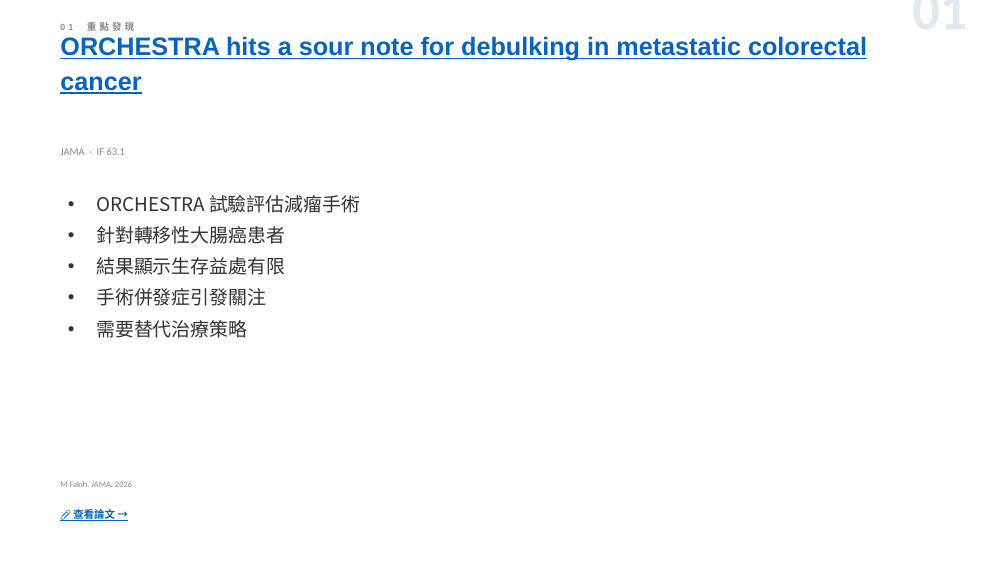
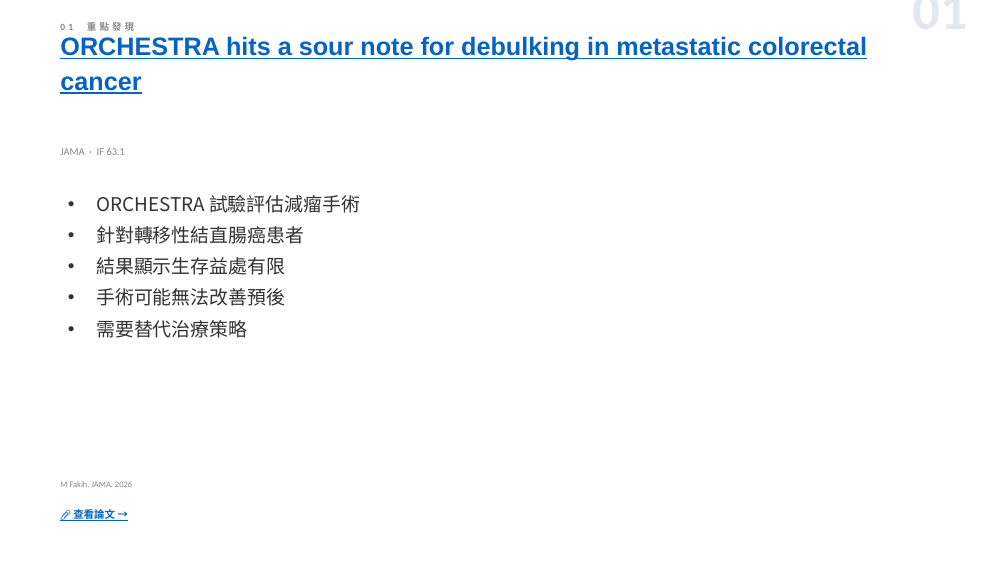
Before and after one commit to jejenhu-maker/colorectal-weekly-digest, a slide deck: slide 3 of docs/digest-zh.pptx. Drawn at 1008x567 pixels with LibreOffice and Linux fonts; fonts in the diff are those of the drawing. Boxes give left, top, right and bottom in pixels: in the first picture for what was removed or moved away, otherwise in the second. Text is boxed around its words. In the diff, an @@ line names an element or a change of style, - is before the commit and + after.

```diff
--- a/docs/digest-zh.pptx
+++ b/docs/digest-zh.pptx
@@ text at (96,226,304,244): text changed @@
-• 針對轉移性大腸癌患者
+• 針對轉移性結直腸癌患者
@@ text at (96,288,285,306): text changed @@
-• 手術併發症引發關注
+• 手術可能無法改善預後
```
Also in this commit, not shown: 13 other slides changed, 2 other files.
